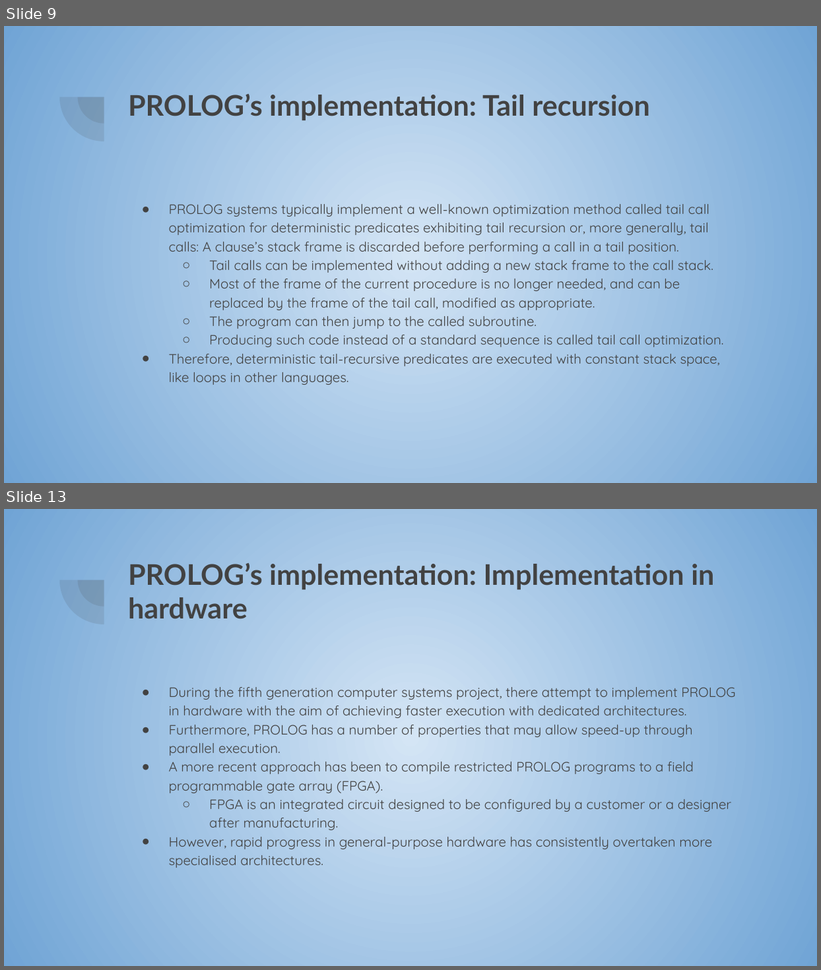
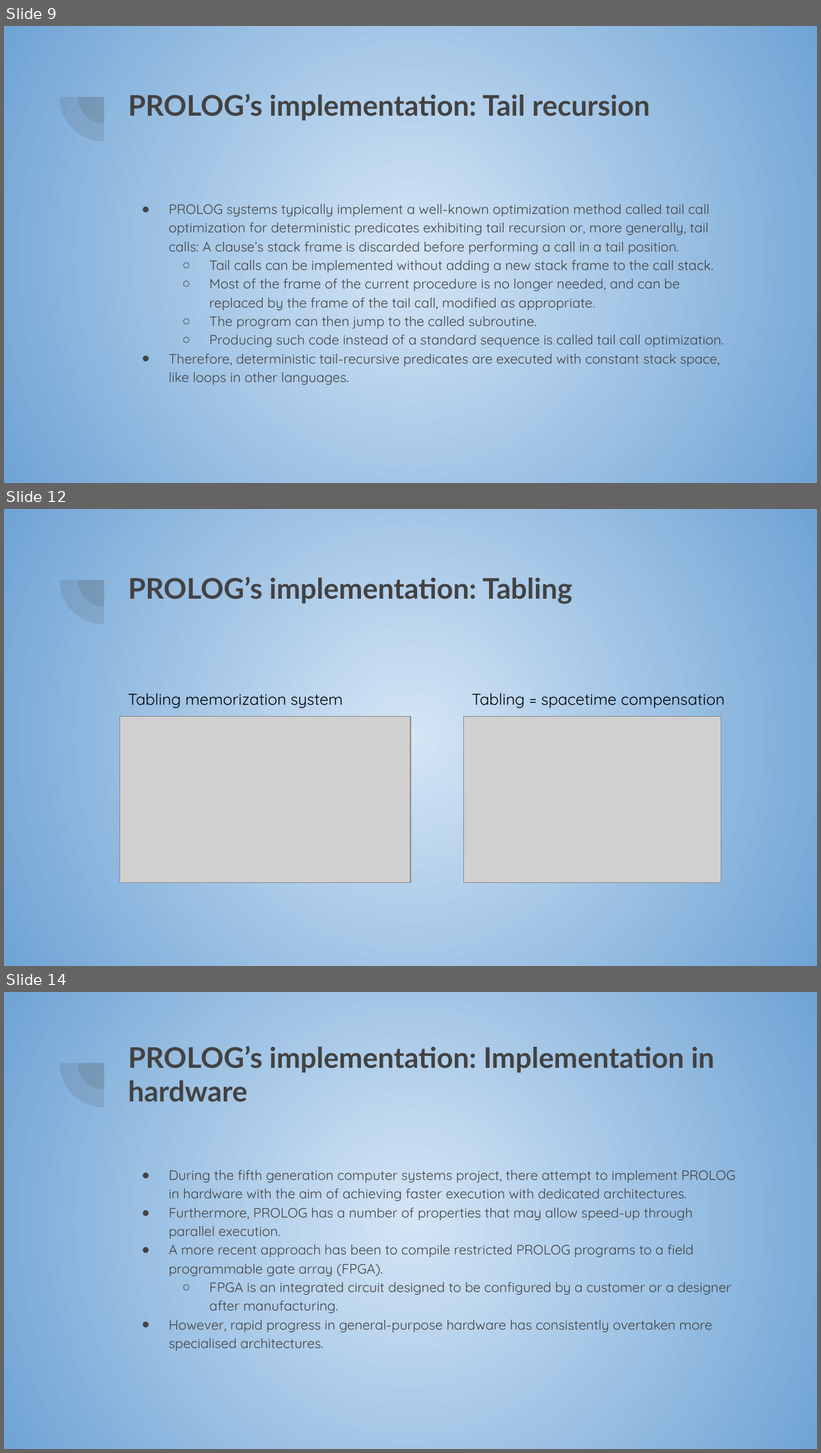
Before and after one commit to marc7666/Language-processors, a slide deck: Activities/Symbol table, intemediate code generation and synthesis phase/PROLOG presentation.pptx. Shown one above the other, each under a label of ours: slides 9 and 13 before the commit, slides 9, 12 and 14 after it; the slides between them are not shown. The pictures are 821x970 and 821x1453 pixels, drawn with LibreOffice and Linux fonts; fonts in the diff are those of the drawing; grey boxes stand for pictures. Boxes give left, top, right and bottom in pixels: in the first picture for what was removed or moved away, otherwise in the second. Text is boxed around its words. In the diff, an @@ line names an element or a change of style, - is before the commit and + after.

```diff
--- a/Activities/Symbol table, intemediate code generation and synthesis phase/PROLOG presentation.pptx
+++ b/Activities/Symbol table, intemediate code generation and synthesis phase/PROLOG presentation.pptx
@@ slide 12 added at (x1=4, y1=509, x2=817, y2=966), background gradient #D4E5F5 to #70A4D5; not listed: 2 template elements that a slide beside it also shows @@
@@ title added at (x1=128, y1=577, x2=572, y2=604), 25.2 pt, text #424242, bold @@
+PROLOG’s implementation: Tabling
@@ text added at (x1=128, y1=693, x2=343, y2=708), 14 pt, text #000000 @@
+Tabling memorization system
@@ text added at (x1=472, y1=693, x2=725, y2=708), 14 pt, text #000000 @@
+Tabling = spacetime compensation
@@ picture added at (x1=120, y1=717, x2=411, y2=883) @@
@@ picture added at (x1=463, y1=717, x2=720, y2=883) @@
@@ what was slide 13 is now slide 14 @@
```
Also in this commit, not shown: 4 slides changed, 4 other slides added, 4 slides removed, 1 other file.
